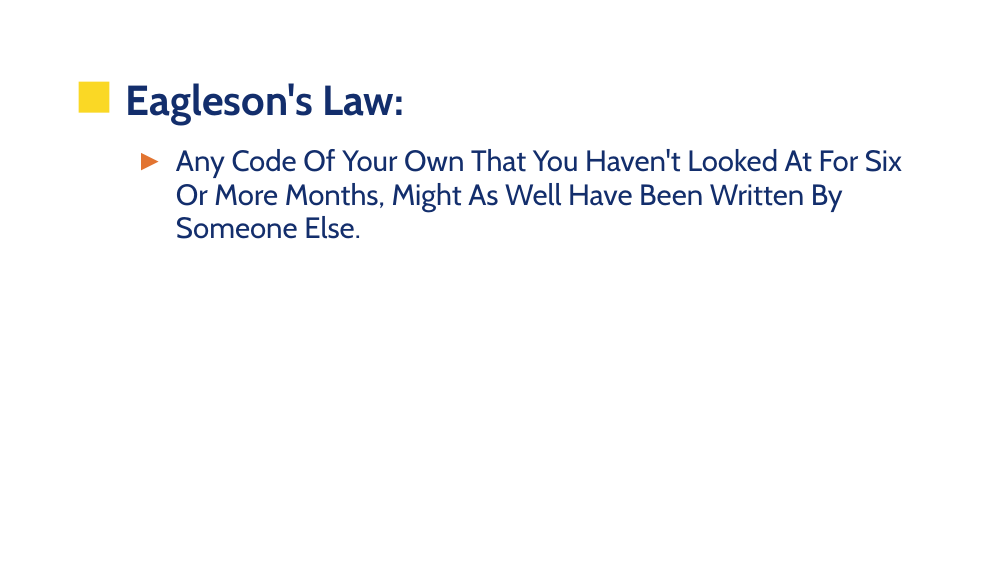
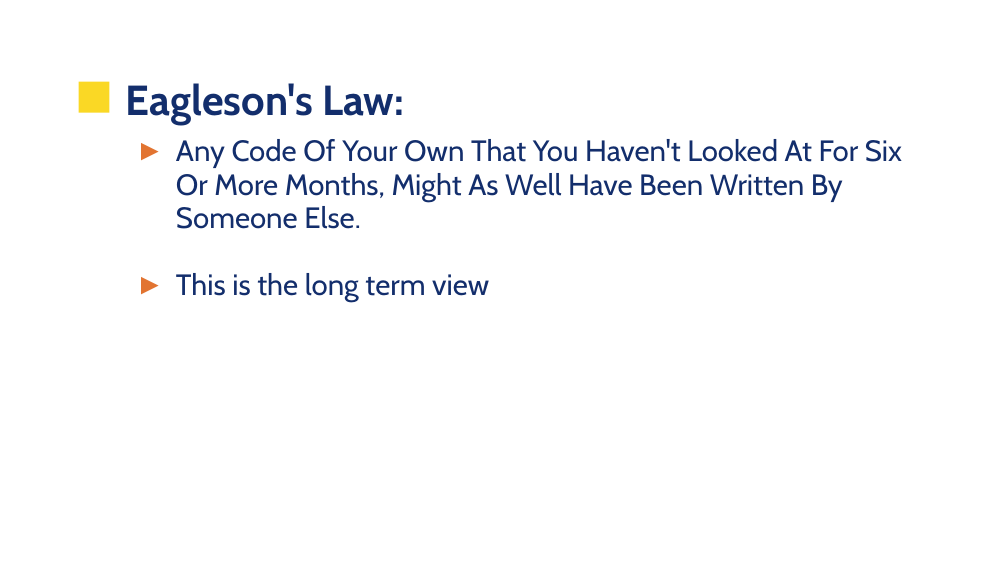
Before and after one commit to UVADS/data_engineering, a slide deck: slide 3 of sw_skills/sw_skills.pptx. Drawn at 1008x567 pixels with LibreOffice and Linux fonts; fonts in the diff are those of the drawing; background and template pictures are left out. Boxes give left, top, right and bottom in pixels: in the first picture for what was removed or moved away, otherwise in the second. Text is boxed around its words. In the diff, an @@ line names an element or a change of style, - is before the commit and + after.

```diff
--- a/sw_skills/sw_skills.pptx
+++ b/sw_skills/sw_skills.pptx
@@ text "Any Code Of Your Own ...": place and size @@
-text "Any Code Of Your Own ..." at (176, 149, 902, 239)
+text "Any Code Of Your Own ..." at (176, 139, 902, 302)
@@ text at (176, 273, 489, 302): paragraph added @@
+► This is the long term view
```
Also in this commit, not shown: 4 other slides changed, 4 slides added, 2 other files.
